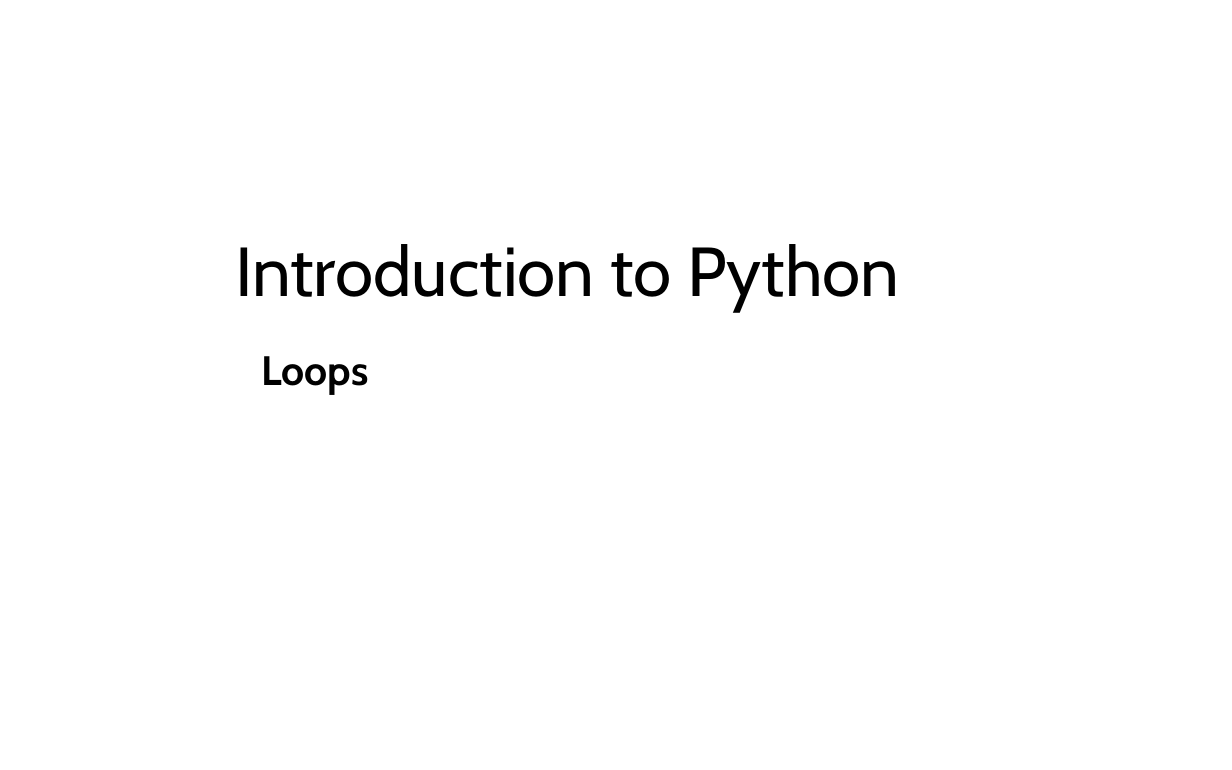
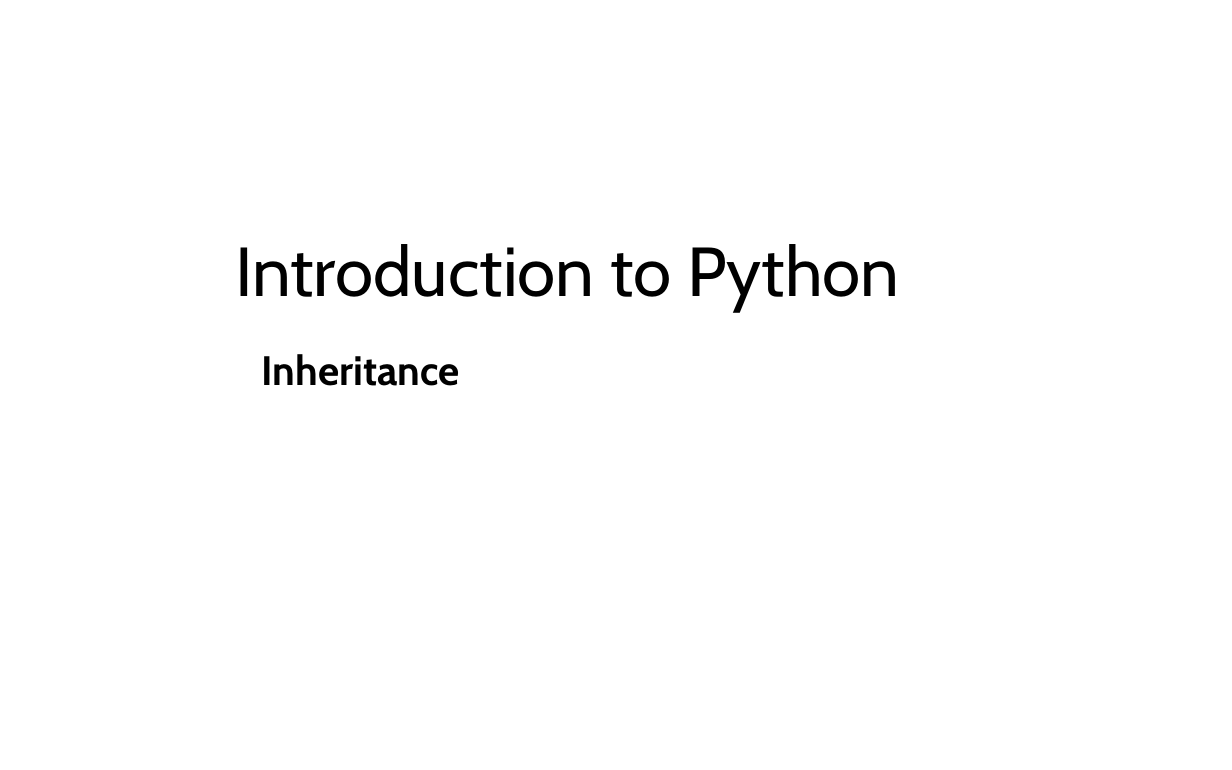
Before and after one commit to LongBaoNguyen/longbaonguyen.github.io, a slide deck: slide 1 of courses/apcsp/lect10.pptx. Drawn at 1232x770 pixels with LibreOffice and Linux fonts; fonts in the diff are those of the drawing. Boxes give left, top, right and bottom in pixels: in the first picture for what was removed or moved away, otherwise in the second. Text is boxed around its words. In the diff, an @@ line names an element or a change of style, - is before the commit and + after.

```diff
--- a/courses/apcsp/lect10.pptx
+++ b/courses/apcsp/lect10.pptx
@@ subtitle at (262, 354, 460, 386): text changed @@
-Loops
+Inheritance
```
Also in this commit, not shown: 2 other slides changed, 26 slides added, 8 slides removed, 10 other files.
